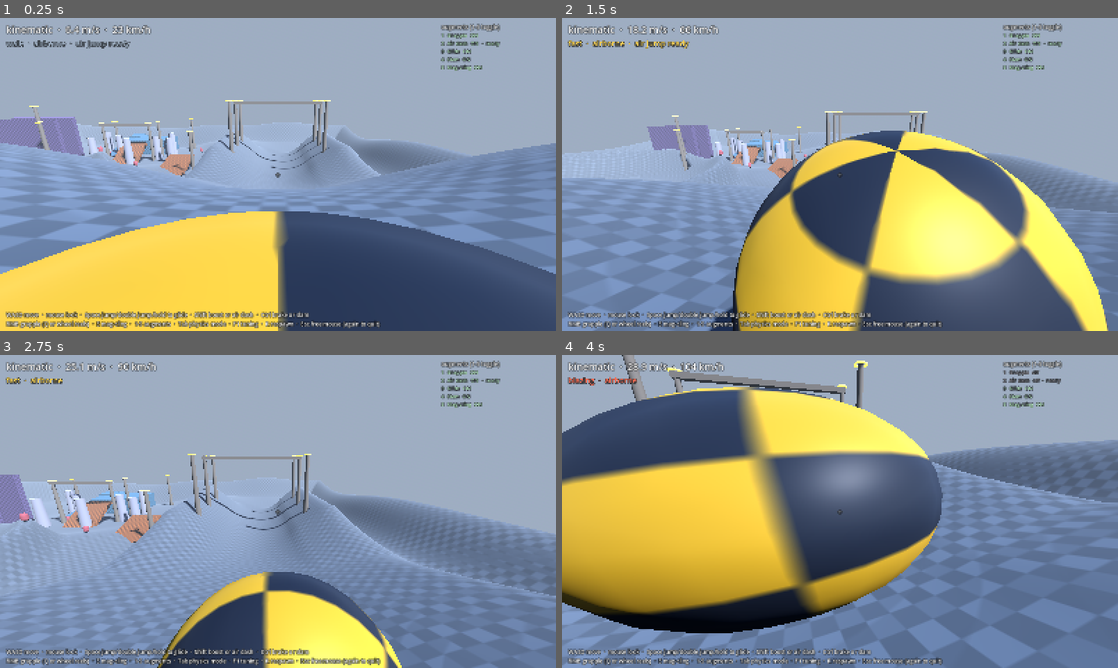
Above: before the commit, frames 1-4 (two rows, left to right).
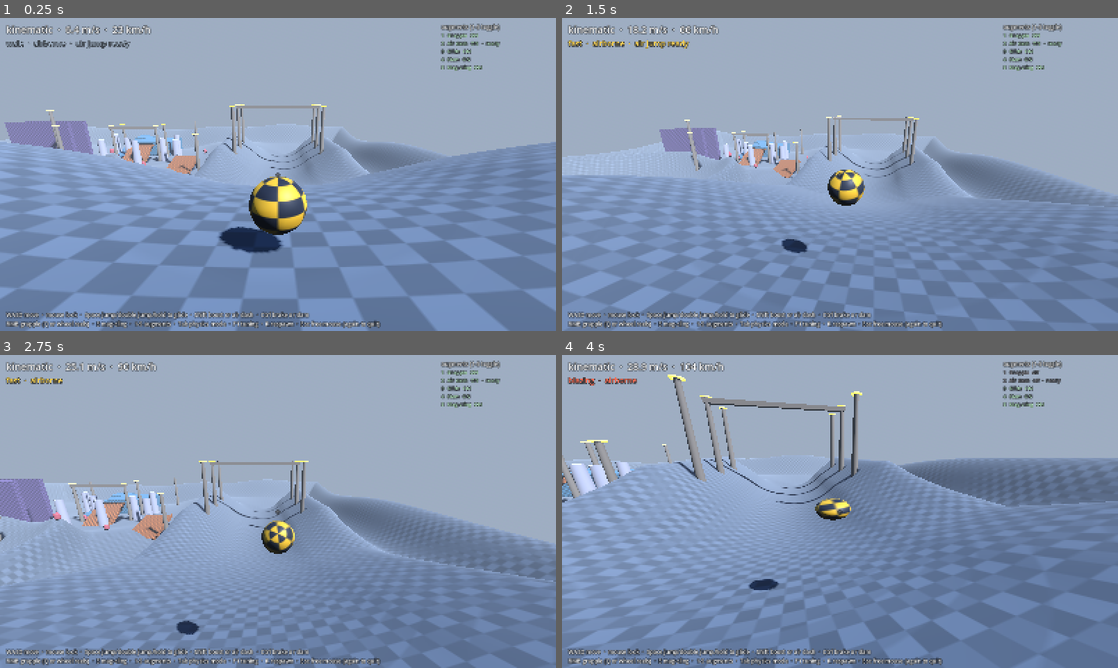
Above: after the commit, the same moments.

Repository: bananahana720/scrapkeep
Game: Godot game, scene res://main.tscn
Same seed, same stepped clock (60 frames per second), same inputs: the game is played once before the commit and once after it.
Inputs (mouse positions are in pixels of both pictures, inside the frame that each line leads up to):
- Up to frame 1 (0.25 s): no input
- Up to frame 2 (1.5 s): tap Enter at 0.5 s; move the mouse to (867, 174) at 0.52 s; hold W (lab_forward) from 0.53 s (still down); tap Shift (lab_boost) at 0.6 s; tap Space (lab_jump) at 0.77 s; move the mouse to (812, 174) at 1.27 s; tap E (lab_cling) at 1.35 s
- Up to frame 3 (2.75 s): keep holding W (lab_forward); tap Space (lab_jump) at 1.52 s; move the mouse to (289, 505) at 2.02 s; hold Q (lab_reel) from 2.03 s (still down)
- Up to frame 4 (4 s): keep holding W (lab_forward); move the mouse to (834, 517) at 2.77 s; release Q (lab_reel) at 2.78 s; tap 1 at 2.85 s; tap Space (lab_jump) at 3.02, 3.77 s; move the mouse to (878, 514) at 3.52 s; tap 2 at 3.6 s

The runs differ from the first frame. In frame 1, 43% of the frame differs, in the area x 0-100%, y 26-100%; in frame 2, 41%; in frame 3, 20%; in frame 4, 56%, in the area x 0-100%, y 0-100%.

Commit message:
sketch: apply the chase camera mount fix from main
Co-Authored-By: Claude Opus 5.5 (1M context) <noreply@anthropic.com>
Claude-Session: https://claude.ai/code/session_01FyjAJGknffDqtZ3d79dTqA

Diff:
--- a/sketches/ball-lab/src/chase_camera.gd
+++ b/sketches/ball-lab/src/chase_camera.gd
@@ -30,11 +30,16 @@
 	# the world (layer 1) without catching the player ball (layer 2).
 	arm.collision_mask = 1
 	add_child(arm)
+	# The arm rewrites its direct child's transform every physics tick, so shake and
+	# roll go on a grandchild; writing them on the arm's child snapped the camera to
+	# the pivot on every frame between ticks.
+	var mount := Node3D.new()
+	arm.add_child(mount)
 	cam = Camera3D.new()
 	cam.fov = 65.0
 	cam.far = 700.0
 	cam.current = true
-	arm.add_child(cam)
+	mount.add_child(cam)
 	global_position = target.ball_position()
 
 
